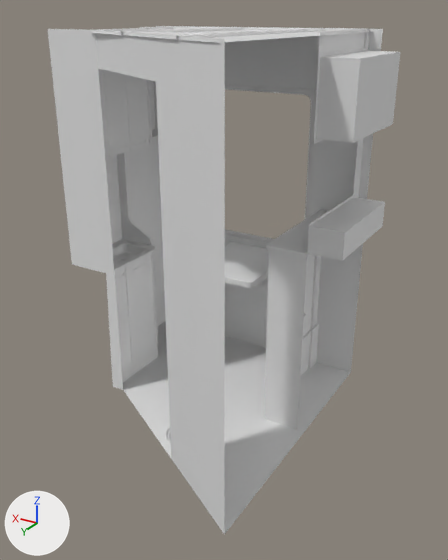
The FBX model Assets/Fbx/Vagon/Vagon_body_inner/Vagon_body_inner_CR_01.fbx, before and after one commit.
Camera for both pictures: a 50 mm camera at (6.71, 2.12, 3.65) aimed at (8.38, -0.67, 2.25). Every picture has the same lights, and +X, +Y and +Z are marked at lower left. Where no turn or scale is listed for an object, it has been applied to the vertices. Vertices at the same position are counted once.

Names of what the first picture shows: 'Vagon_body_inner_CR_01'.
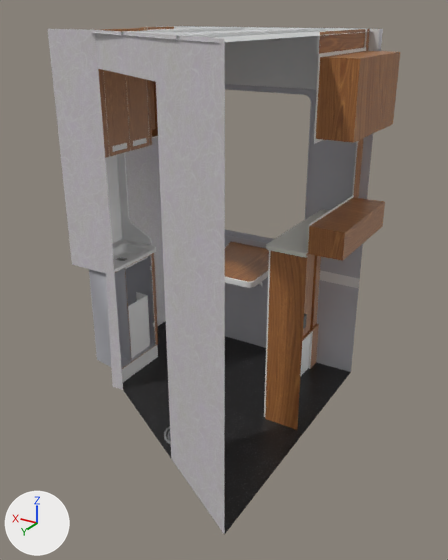
Commit message: Create room

Pixel boxes [x1, y1, x2, y2] of what changed, in the pictures (448 x 560 px):
'Vagon_body_inner_CR_01', surface changed, reshaped
    both: [48, 26, 400, 535]
part 1 of me_vagon_body_inner_cr_01, added
    after: [125, 256, 148, 269]
part 2 of me_vagon_body_inner_cr_01, cut back
    before: [114, 253, 158, 369]
    after: [89, 253, 158, 369]

The change, as a list of edits to the scene's bpy script:
```text
Add img_im_body_inner_detals_albedo_png:
    img_im_body_inner_detals_albedo_png = load_image('IM_Body_inner_Detals_Albedo.png', '../../../Materials/Vagon_inside/IM_Body_inner_Detals_Albedo.png', 4096, 4096, 'sRGB')
Add img_im_plastic_gray_t_albedo_png:
    img_im_plastic_gray_t_albedo_png = load_image('IM_Plastic_Gray_T_Albedo.png', '../../../Materials/Vagon_inside/IM_Plastic_Gray_T_Albedo.png', 2048, 2048, 'sRGB')
Add img_im_ceiling_plastic_t_albedo_png:
    img_im_ceiling_plastic_t_albedo_png = load_image('IM_Ceiling_Plastic_T_Albedo.png', '../../../Materials/Vagon_inside/IM_Ceiling_Plastic_T_Albedo.png', 2048, 2048, 'sRGB')
Add img_im_corridor_floor_t_albedo_png:
    img_im_corridor_floor_t_albedo_png = load_image('IM_Corridor_Floor_T_Albedo.png', '../../../Materials/Vagon_inside/IM_Corridor_Floor_T_Albedo.png', 2048, 2048, 'sRGB')
Add img_im_wood_t_albedo_png:
    img_im_wood_t_albedo_png = load_image('IM_Wood_T_Albedo.png', '../../../Materials/Vagon_inside/IM_Wood_T_Albedo.png', 2048, 2048, 'sRGB')
Add img_im_wall_room_t_albedo_png:
    img_im_wall_room_t_albedo_png = load_image('IM_Wall_Room_T_Albedo.png', '../../../Materials/Vagon_inside/IM_Wall_Room_T_Albedo.png', 2048, 2048, 'sRGB')
Change mat_im_wall_room_t_001:
    remove mat_im_wall_room_t_001.base_color = (0.8, 0.8, 0.8)  # white #e7e7e7
    add mat_im_wall_room_t_001.texture = img_im_wall_room_t_albedo_png
Change mat_im_wood_t_001:
    remove mat_im_wood_t_001.base_color = (0.8, 0.8, 0.8)  # white #e7e7e7
    add mat_im_wood_t_001.texture = img_im_wood_t_albedo_png
Change mat_im_corridor_floor_t_001:
    remove mat_im_corridor_floor_t_001.base_color = (0.8, 0.8, 0.8)  # white #e7e7e7
    add mat_im_corridor_floor_t_001.texture = img_im_corridor_floor_t_albedo_png
Change mat_im_ceiling_plastic_t_001:
    remove mat_im_ceiling_plastic_t_001.base_color = (0.8, 0.8, 0.8)  # white #e7e7e7
    add mat_im_ceiling_plastic_t_001.texture = img_im_ceiling_plastic_t_albedo_png
Change mat_im_plastic_gray_t_001:
    remove mat_im_plastic_gray_t_001.base_color = (0.8, 0.8, 0.8)  # white #e7e7e7
    add mat_im_plastic_gray_t_001.texture = img_im_plastic_gray_t_albedo_png
Change mat_im_body_inner_detals_001:
    remove mat_im_body_inner_detals_001.base_color = (0.8, 0.8, 0.8)  # white #e7e7e7
    add mat_im_body_inner_detals_001.texture = img_im_body_inner_detals_albedo_png
Change me_vagon_body_inner_cr_01:
    used by ob_vagon_body_inner_cr_01; location = (0.0, 0.0, 0.0)
    remove me_vagon_body_inner_cr_01.from_pydata(...)  # 3333 vertices, 3282 faces; spans x 7.7..9.4, y -1.52..0.21, z 1.27..3.57
    add me_vagon_body_inner_cr_01.from_pydata(...)  # 3545 vertices, 3454 faces; spans x 7.7..9.4, y -1.52..0.21, z 1.27..3.57
    me_vagon_body_inner_cr_01 part 1: a new loose piece of 140 vertices spanning x 9.12..9.33, y -0.94..-0.67, z 2.15..2.21, in mat_im_toilet (its picture is missing)
    me_vagon_body_inner_cr_01 part 2
    77 vertices are removed from x 9.09..9.4, y -0.98..-0.5, z 1.5..2.2
    90 faces are deleted
    3 vertices move from x 9.09..9.1, y -0.66..-0.51, z 1.5..2.17 to x 9.09..9.1, y -0.66..-0.52, z 1.51..2.19
    43 vertices are added at x 9.09..9.4, y -0.98..-0.5, z 1.51..2.19
    30 new faces join them, mat_im_wood_t_001 (picture img_im_wood_t_albedo_png)
    11 new faces join them, mat_im_metal_insert_001 (its picture is missing)
    11 new faces join them, mat_im_plastic_gray_t_001 (picture img_im_plastic_gray_t_albedo_png)
```
